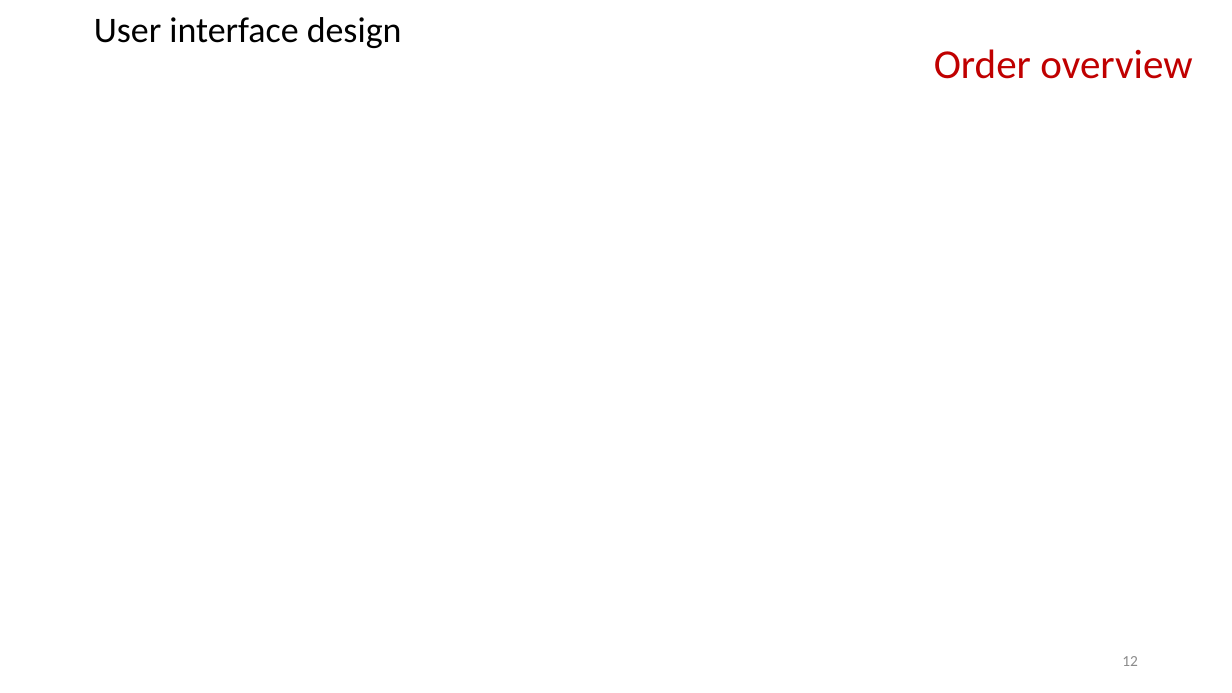
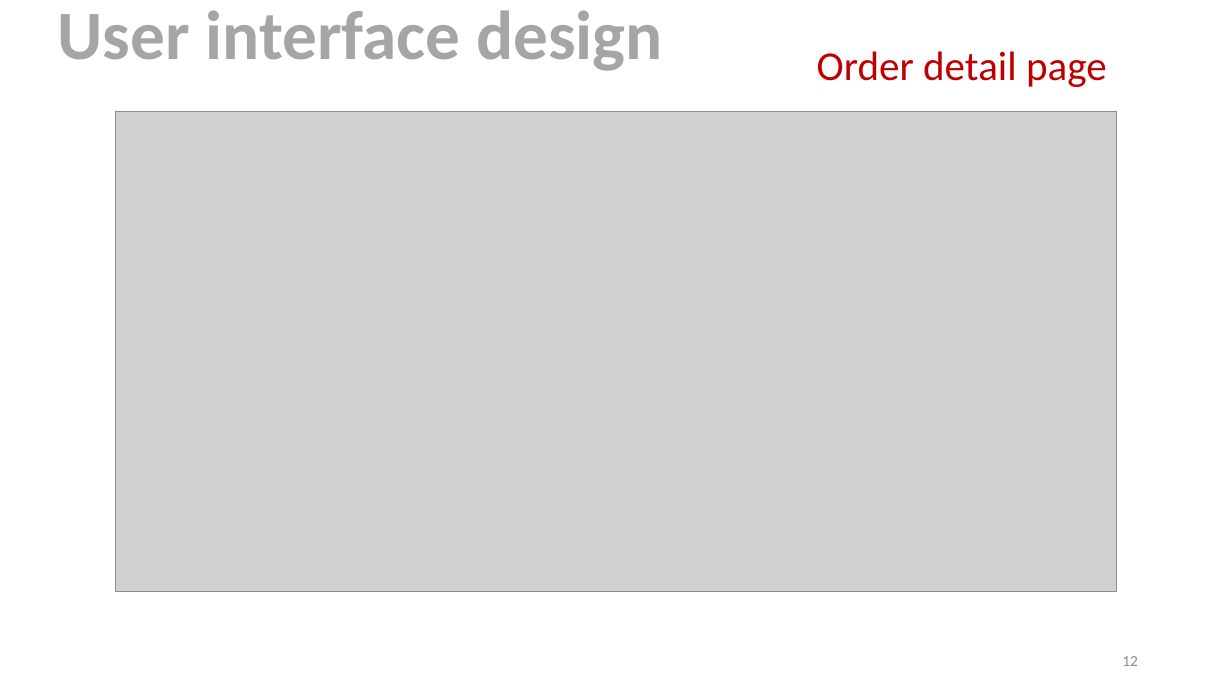
Before and after one commit to kristya-art/cleanIt, a slide deck: slide 12 of report/PresentationCleanIt.pptx. Drawn at 1232x693 pixels with LibreOffice and Linux fonts; fonts in the diff are those of the drawing; grey boxes stand for pictures; background and template pictures are left out. Boxes give left, top, right and bottom in pixels: in the first picture for what was removed or moved away, otherwise in the second. Text is boxed around its words. In the diff, an @@ line names an element or a change of style, - is before the commit and + after.

```diff
--- a/report/PresentationCleanIt.pptx
+++ b/report/PresentationCleanIt.pptx
@@ text "User interface design": place and size @@
-text "User interface design" at bbox=[94, 17, 402, 48]
+text "User interface design" at bbox=[58, 10, 663, 71]
@@ text "User interface design" at bbox=[58, 10, 663, 71]: size 28 to 54 pt, text colour #000000 to #A5A5A5, bold on; alignment left to centre; line spacing 0.9 to 1; vertical alignment middle to top @@
@@ text at bbox=[817, 51, 1107, 87]: text changed @@
-Order overview
+Order detail page
@@ picture added at bbox=[116, 112, 1116, 592] @@
```
Also in this commit, not shown: 5 other slides changed, 2 slides added, 2 slides removed, 11 other files.
